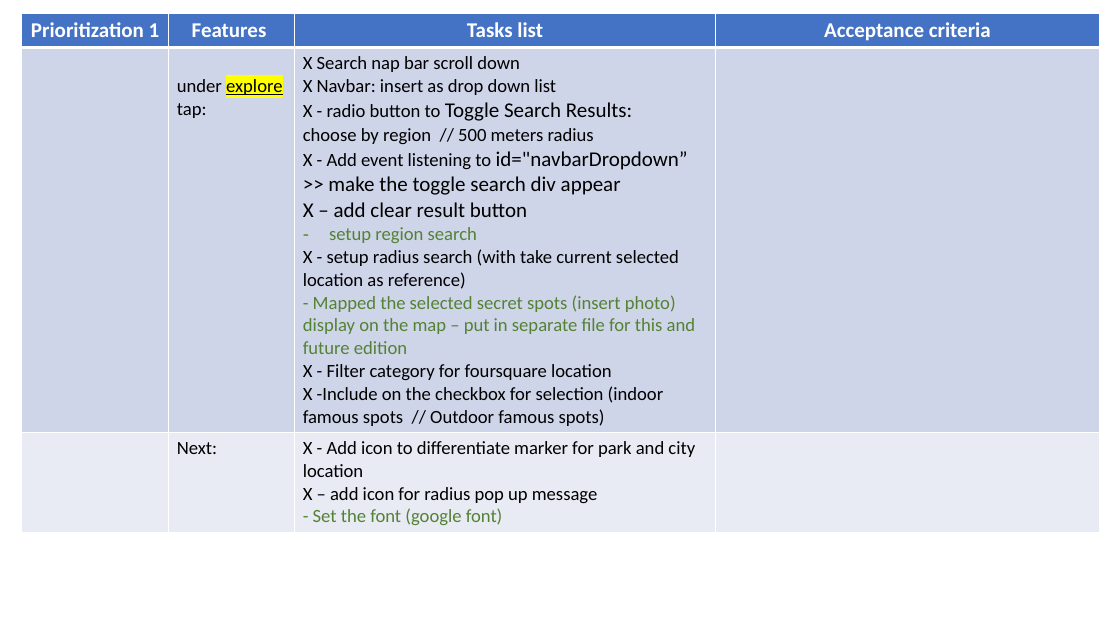
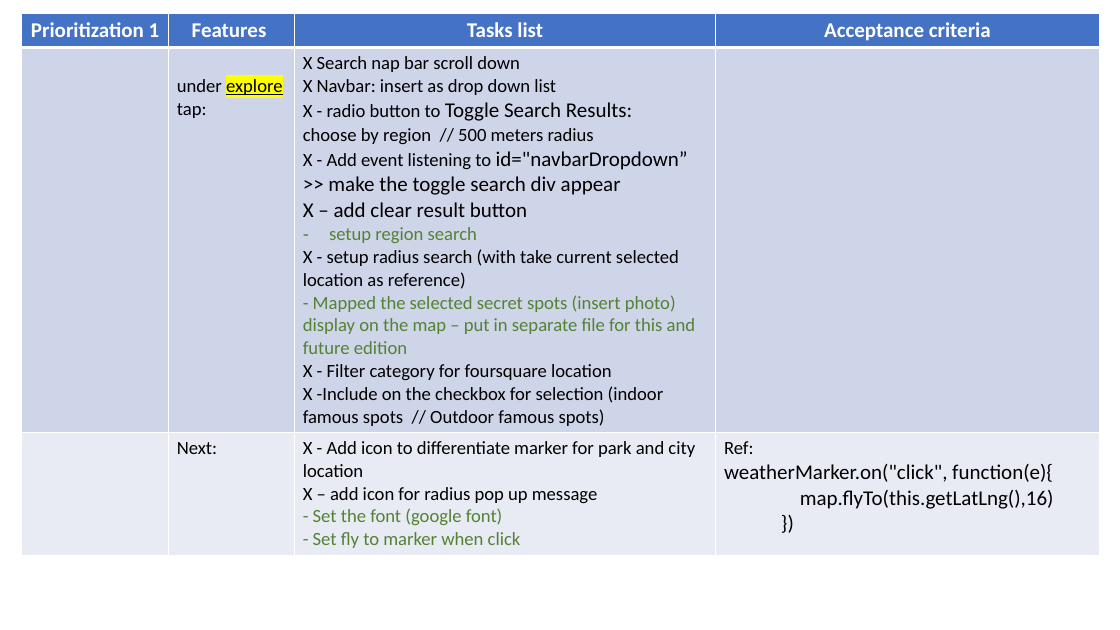
Before and after one commit to annette-p/pre-wedding-photoshoot-locations, a slide deck: slide 9 of wireframe.pptx. Drawn at 1120x630 pixels with LibreOffice and Linux fonts; fonts in the diff are those of the drawing. Boxes give left, top, right and bottom in pixels: in the first picture for what was removed or moved away, otherwise in the second. Text is boxed around its words. In the diff, an @@ line names an element or a change of style, - is before the commit and + after.

```diff
--- a/wireframe.pptx
+++ b/wireframe.pptx
@@ table at [22, 13, 1100, 552] @@
-row 3, column 3: X - Add icon to differentiate marker for park and city location / X – add icon for radius pop up message / - Set the font (google font)
+row 3, column 3: X - Add icon to differentiate marker for park and city location / X – add icon for radius pop up message / - Set the font (google font) / - Set fly to marker when click
@@ row 3, column 4: "" to "Ref: / weatherMarker.on("click", function(e){ / map.flyTo(this.getLatLng(),16) / })" @@
```
Also in this commit, not shown: 1 other slide changed, 3 other files.
